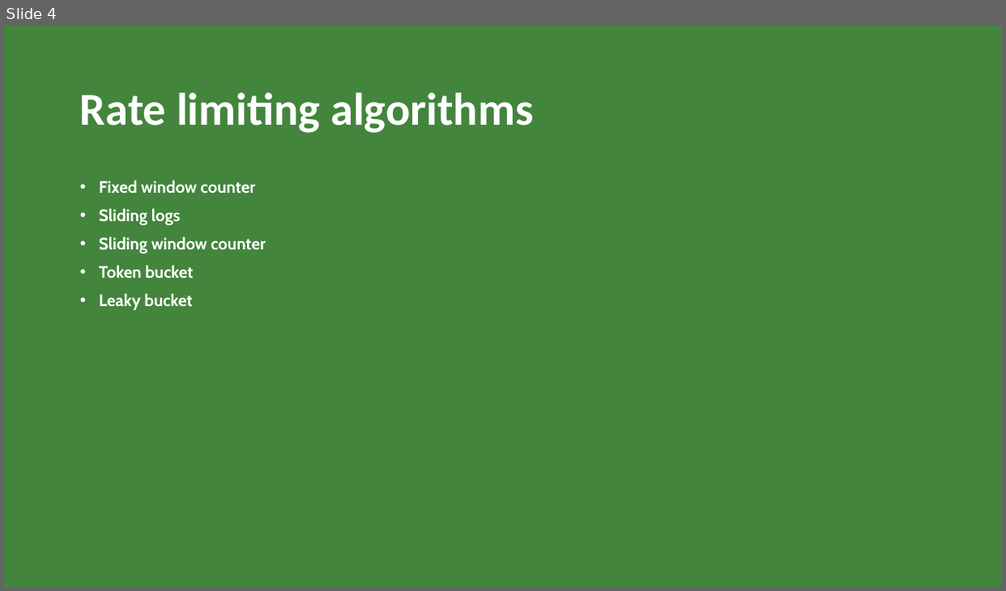
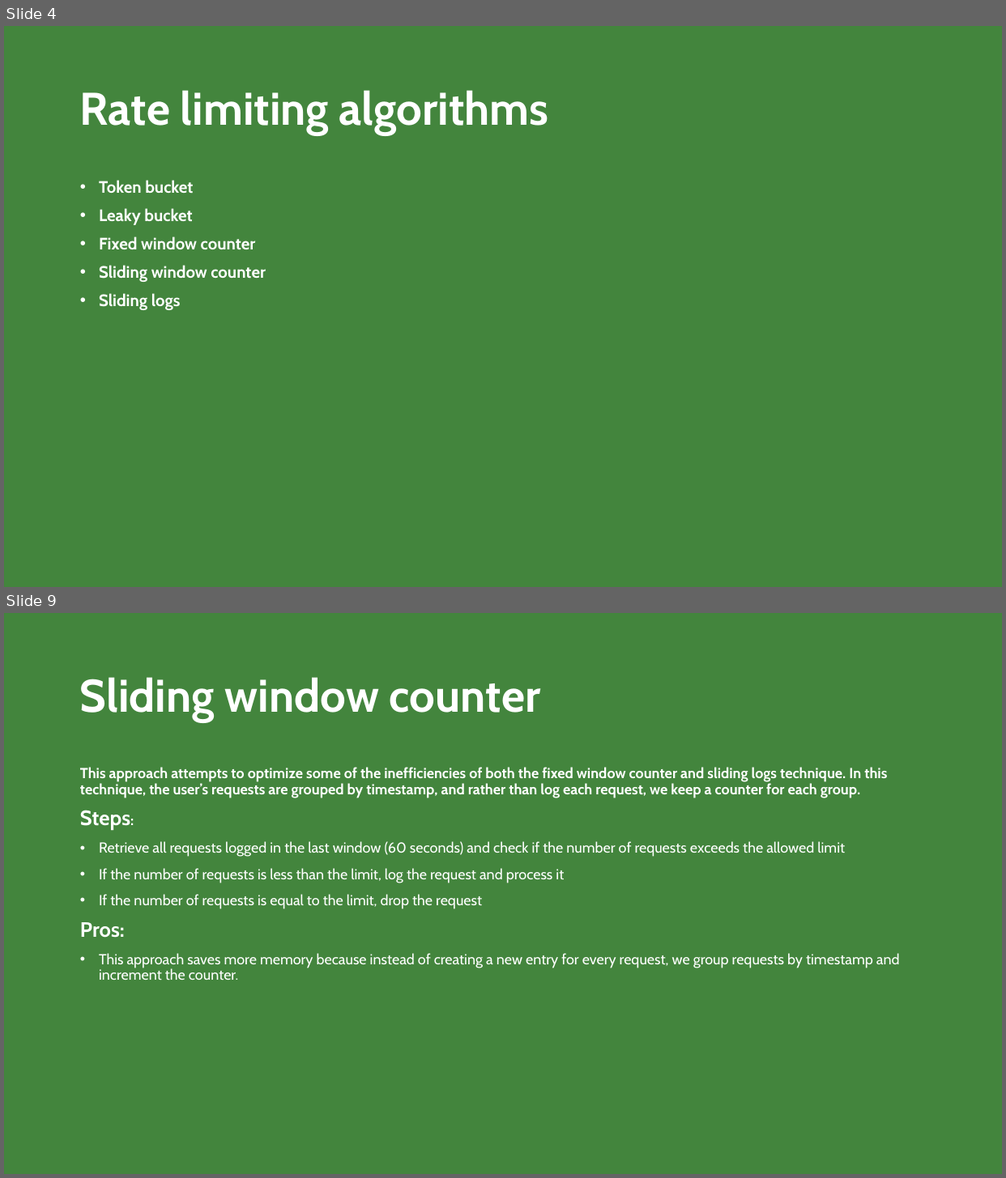
Before and after one commit to hamedhafezi/ppt, a slide deck: BK.pptx. Shown one above the other, each under a label of ours: slide 4 before the commit, slides 4 and 9 after it; the slides between them are not shown. The pictures are 1006x591 and 1006x1178 pixels, drawn with LibreOffice and Linux fonts; fonts in the diff are those of the drawing. Boxes give left, top, right and bottom in pixels: in the first picture for what was removed or moved away, otherwise in the second. Text is boxed around its words. In the diff, an @@ line names an element or a change of style, - is before the commit and + after.

Commit message:
Add rate limit algorithms

```diff
--- a/BK.pptx
+++ b/BK.pptx
@@ slide 9 added at (x1=4, y1=613, x2=1002, y2=1174), background #43853D @@
@@ title added at (x1=80, y1=677, x2=541, y2=722), 44 pt, text #FFFFFF, bold @@
+Sliding window counter
@@ text added at (x1=80, y1=767, x2=900, y2=980), 14 pt, text #FFFFFF @@
+This approach attempts to optimize some of the inefficiencies of both the fixed window counter and sliding logs technique. In this technique, the user’s requests are grouped by timestamp, and rather than log each request, we keep a counter for each group.
+Steps:
+• Retrieve all requests logged in the last window (60 seconds) and check if the number of requests exceeds the allowed limit
+• If the number of requests is less than the limit, log the request and process it
+• If the number of requests is equal to the limit, drop the request
+Pros:
+• This approach saves more memory because instead of creating a new entry for every request, we group requests by timestamp and increment the counter.
@@ slide 4 changed as well @@
@@ title "Rate limiting algorithms" at (x1=80, y1=90, x2=549, y2=135): font Calibri to Cabin @@
@@ text at (x1=99, y1=180, x2=266, y2=254): paragraphs removed @@
-• Fixed window counter
-• Sliding logs
-• Sliding window counter
@@ text at (x1=99, y1=237, x2=266, y2=310): paragraphs added @@
+• Fixed window counter
+• Sliding window counter
+• Sliding logs
```
Also in this commit, not shown: 4 other slides changed, 3 other slides added.
